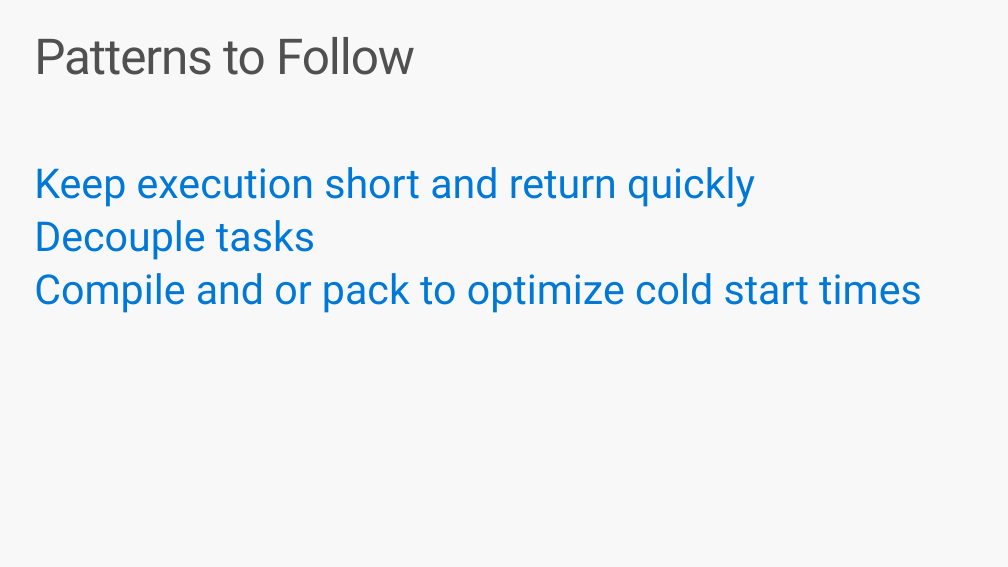
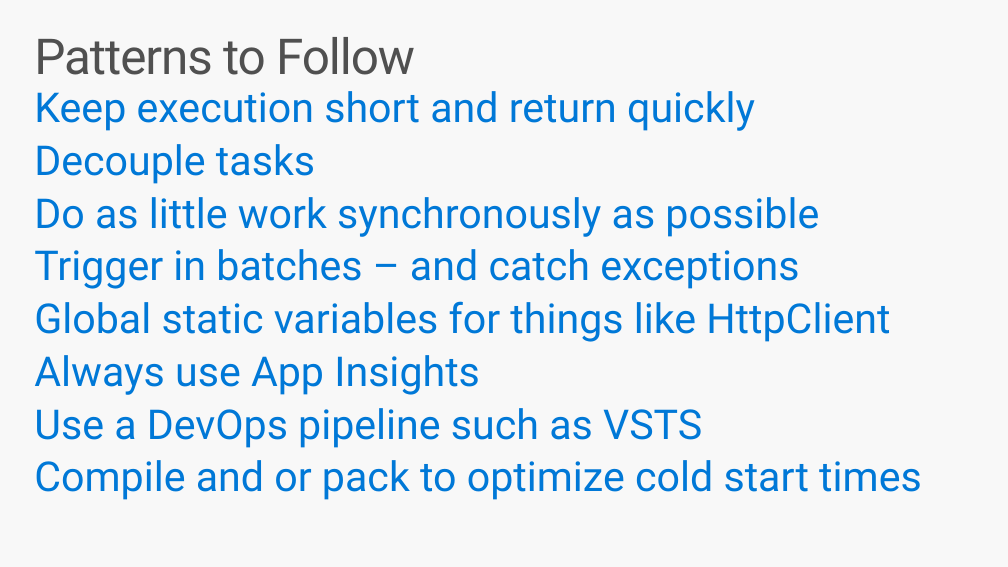
Before and after one commit to codingwithsasquatch/serverless_ninjas_workshop, a slide deck: slide 7 of 2-Functions_Overview/Serverless_Workshop-Functions_Overview.pptx (slide 8 before the commit). Drawn at 1008x567 pixels with LibreOffice and Linux fonts; fonts in the diff are those of the drawing. Boxes give left, top, right and bottom in pixels: in the first picture for what was removed or moved away, otherwise in the second. Text is boxed around its words. In the diff, an @@ line names an element or a change of style, - is before the commit and + after.

```diff
--- a/2-Functions_Overview/Serverless_Workshop-Functions_Overview.pptx
+++ b/2-Functions_Overview/Serverless_Workshop-Functions_Overview.pptx
@@ text "Keep execution short and return ...": place and size @@
-text "Keep execution short and return ..." at [34,167,922,313]
+text "Keep execution short and return ..." at [34,91,922,500]
@@ text at [34,197,890,448]: paragraphs added @@
+Do as little work synchronously as possible
+Trigger in batches – and catch exceptions
+Global static variables for things like HttpClient
+Always use App Insights
+Use a DevOps pipeline such as VSTS
```
Also in this commit, not shown: 1 other file.
